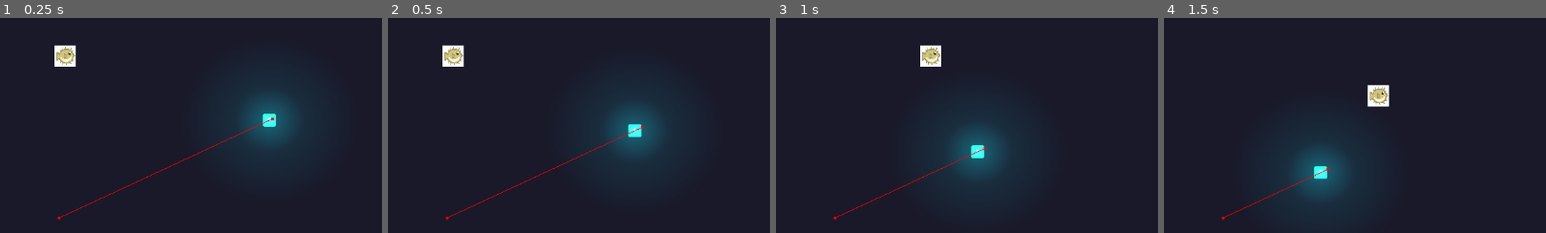
Above: before the commit, frames 1-4 (left to right).
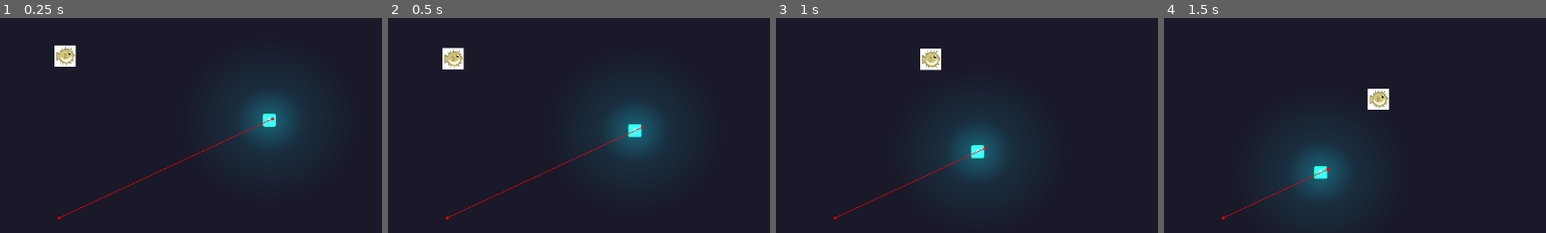
Above: after the commit, the same moments.

Repository: Chestrade/pixel-jam-2024
Game: Godot game, scene res://Level/Test Levels/AnglerFish Gym.tscn
Same seed, same stepped clock (60 frames per second), same inputs: the game is played once before the commit and once after it. The engine's default icon, where the game draws it, is replaced by a stand-in: a white triangle on a blue panel in a dark square.
Inputs:
- Up to frame 1 (0.25 s): no input
- Up to frame 2 (0.5 s): no input
- Up to frame 3 (1 s): hold Right (swim_right) from 0.53 s (still down)
- Up to frame 4 (1.5 s): release Right (swim_right) at 1.28 s; hold Down (swim_down) from 1.28 s (still down)
The pictures show only the part of the screen within x 19-69%, y 33-83%; the shares and areas given below are measured in that part.

Frame 1 is identical in both runs. In frame 2, 0.4% of the frame differs, in the area x 14-20%, y 12-24%; in frame 3, 0.5%; in frame 4, 0.5%, in the area x 53-59%, y 31-43%.

Commit message:
Added comments to player_blowfish.gd

Diff:
--- a/Characters/player_blowfish.tscn
+++ b/Characters/player_blowfish.tscn
@@ -37,6 +37,7 @@
 shape = SubResource("CircleShape2D_5wixs")
 
 [node name="SinkTimer" type="Timer" parent="."]
+wait_time = 0.25
 one_shot = true
 
 [node name="Area2D" type="Area2D" parent="."]
--- a/Scripts/player_blowfish.gd
+++ b/Scripts/player_blowfish.gd
@@ -1,14 +1,14 @@
 extends CharacterBody2D
 
 
+@export var inertia: float = 0.95
 const SPEED = 300.0
 
 var screen_size
 var direction: Vector2
-var is_move_input_received: bool = false
+var is_move_input_received: bool = true
 var is_sinking: bool = false
 var gravity: float = ProjectSettings.get_setting("physics/2d/default_gravity")
-var inertia: float = 0.95
 
 func _ready() -> void:
 	screen_size = get_viewport_rect().size
@@ -16,13 +16,11 @@
 func _physics_process(delta: float) -> void:
 	get_input()
 
-	if is_move_input_received:
+	# If no movement input, slowly decrease velocity
+	if !is_move_input_received:
 		velocity = velocity * inertia
 	else:
 		velocity = direction.normalized() * SPEED
-
-	print("Velocity: ", velocity)
-	print("Direction: ", direction)
 
 	if is_sinking:
 		velocity.y = gravity * delta
@@ -48,19 +46,19 @@
 	if Input.is_action_pressed("swim_up"):
 		direction.y = -1
 
-	# If player is not moving, slowly sink down
+	# If player is not moving
 	if !Input.is_action_pressed("swim_up") and \
 	   !Input.is_action_pressed("swim_down") and \
 	   !Input.is_action_pressed("swim_left") and \
 	   !Input.is_action_pressed("swim_right"):
-		is_move_input_received = true
+		is_move_input_received = false
 
 		if $SinkTimer.is_stopped():
 			$SinkTimer.start()
 	else:
 		$SinkTimer.stop()
 		is_sinking = false
-		is_move_input_received = false
+		is_move_input_received = true
 
 func _on_sink_timer_timeout() -> void:
 	is_sinking = true
Not shown: 1 places in Level/main_menu.tscn that only renumber resources
